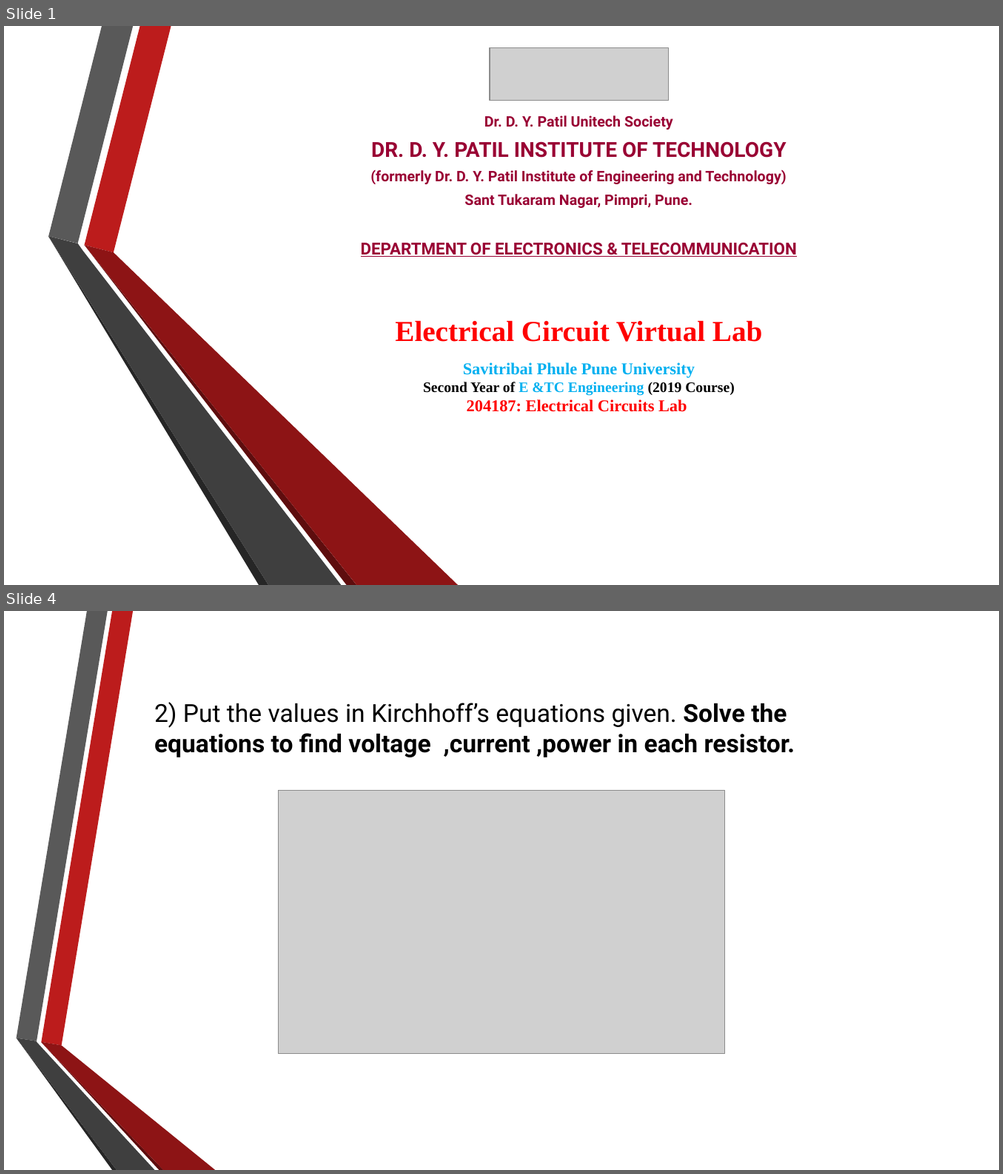
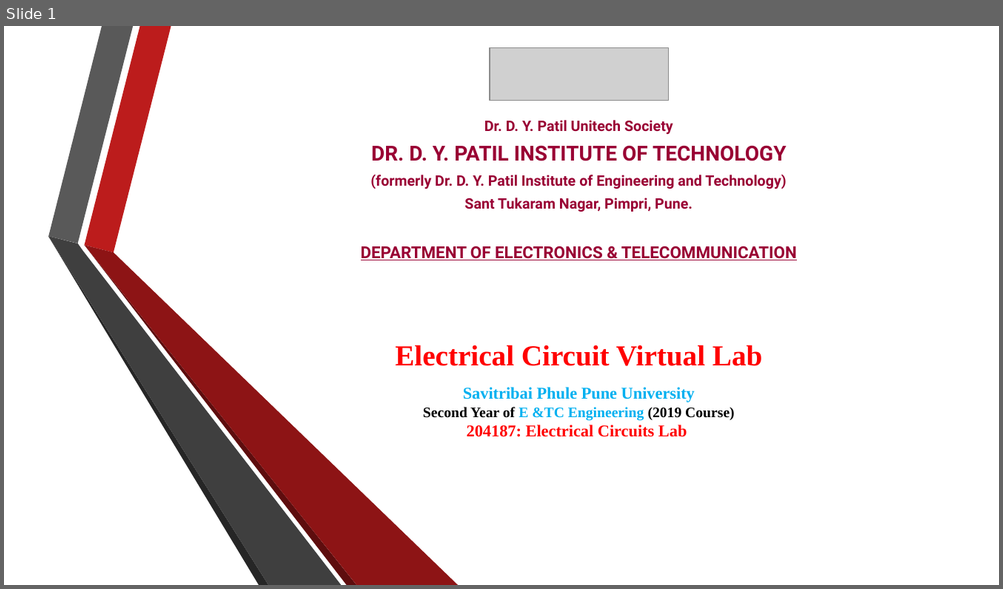
Before and after one commit to RahulAgrwal/Electrical-Virtual-lab, a slide deck: exp2/theoryimage/Procedure.pptx. Shown one above the other, each under a label of ours: slides 1 and 4 before the commit, slide 1 after it; the slides between them are not shown. The pictures are 1003x1174 and 1003x589 pixels, drawn with LibreOffice and Linux fonts; fonts in the diff are those of the drawing; grey boxes stand for pictures; background and template pictures are left out. Boxes give left, top, right and bottom in pixels: in the first picture for what was removed or moved away, otherwise in the second. Text is boxed around its words. In the diff, an @@ line names an element or a change of style, - is before the commit and + after.

```diff
--- a/exp2/theoryimage/Procedure.pptx
+++ b/exp2/theoryimage/Procedure.pptx
@@ slide 4 removed at [4,611,999,1170], background picture (left out) @@
@@ text removed at [154,702,795,758] @@
-2) Put the values in Kirchhoff’s equations given. Solve the equations to find voltage ,current ,power in each resistor.
@@ picture removed at [279,791,725,1054] @@
@@ group removed at [16,611,215,1170]: 6 freeform shapes @@
@@ slide 1 changed as well @@
@@ text "Dr. D. Y. Patil Unitech ...": place and size @@
-text "Dr. D. Y. Patil Unitech ..." at [361,116,797,257]
+text "Dr. D. Y. Patil Unitech ..." at [361,120,797,261]
@@ text "Electrical Circuit Virtual Lab": place and size @@
-text "Electrical Circuit Virtual Lab" at [395,321,762,412]
+text "Electrical Circuit Virtual Lab" at [395,345,762,437]
```
Also in this commit, not shown: 3 other slides changed, 5 slides added, 2 other slides removed, 19 other files.
